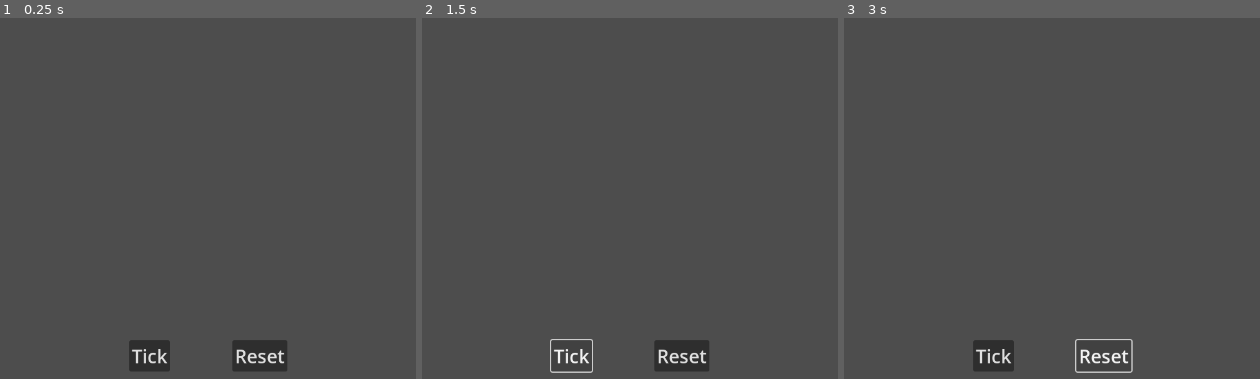
Above: before the commit, frames 1-3 (left to right).
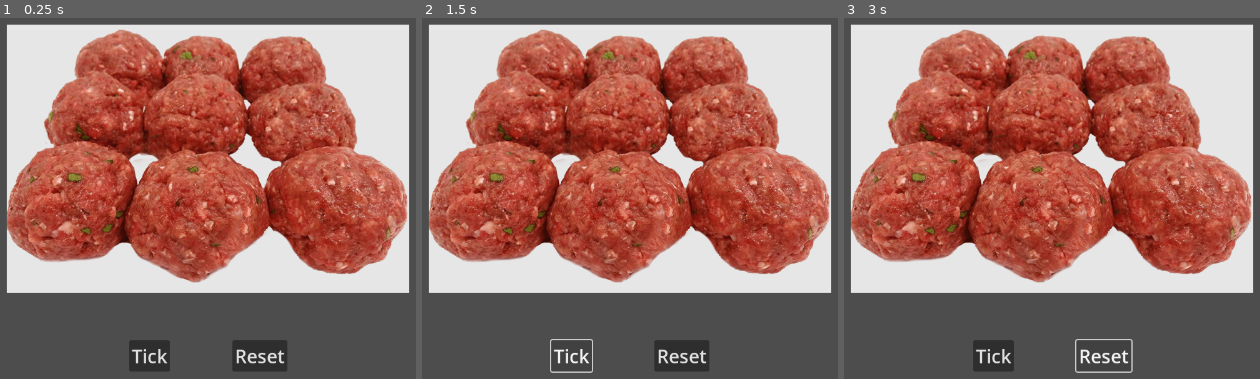
Above: after the commit, the same moments.

Repository: SpntKbrg/microwave-game
Game: Godot game, scene res://scenes/mockup/TestItemModel.tscn
Same seed, same stepped clock (60 frames per second), same inputs: the game is played once before the commit and once after it. This scene is started directly instead of the project's main scene.
Inputs:
- Up to frame 1 (0.25 s): no input
- Up to frame 2 (1.5 s): click "Tick" at 0.5 s; click "Tick" at 1.25 s
- Up to frame 3 (3 s): click "Tick" at 2 s; click "Reset" at 2.75 s

The runs differ from the first frame. In frame 1, 72% of the frame differs, in the area x 1-99%, y 1-77%; in frame 2, 72%; in frame 3, 72%.
Error before the commit: Parse Error: Invalid argument for "tick()" function: argument 1 should be "MicrowaveMethod" but is "UtilType.WaveTemperature". (res://scripts/mockup/test_item_…
Error after the commit: Invalid access to property or key 'on_wave_completed' on a base object of type 'Node2D (ItemModel)'. (res://scripts/mockup/test_item_model.gd:12)

Commit message:
Fix error files (#7)
* fix: invalid type

* comment error line

* Run ci in PR

* Improve readability

Diff:
--- a/scripts/game/microwave_factory.gd
+++ b/scripts/game/microwave_factory.gd
@@ -3,6 +3,6 @@
 func _init() -> void:
 	pass
 
-func create(spec: MicrowaveSpec) -> BaseMicrowave:
+func create(spec: MicrowaveSpec) -> BasicMicrowave:
 	#check spec then gen microwave
 	return BasicMicrowave.new()
--- a/scripts/mockup/test_item_model.gd
+++ b/scripts/mockup/test_item_model.gd
@@ -10,5 +10,5 @@
 	var screen_size = get_viewport().size
 	item.position = Vector2(screen_size.x / 2, screen_size.y / 2);
 	item.on_wave_completed.connect(func (): print("wave completed"));
-	tick_button.pressed.connect(func (): item.tick(UtilType.WaveTemperature.HIGH));
+	# tick_button.pressed.connect(func (): item.tick(UtilType.WaveTemperature.HIGH)); # FIXME
 	reset_button.pressed.connect(func (): item.reset());
Not shown, changed: .github/workflows/main.yml
